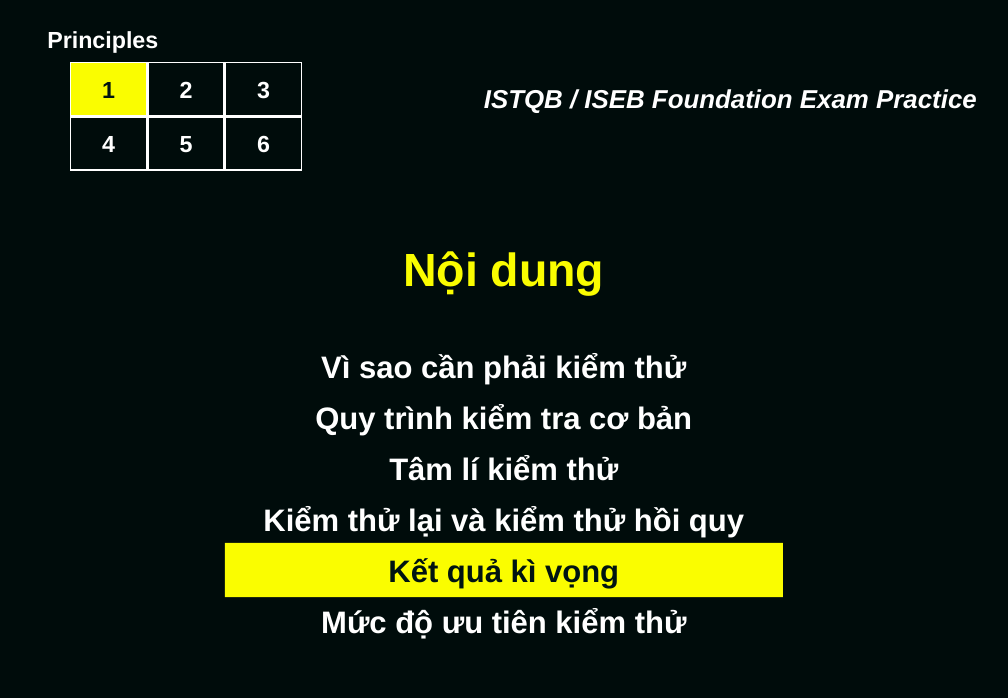
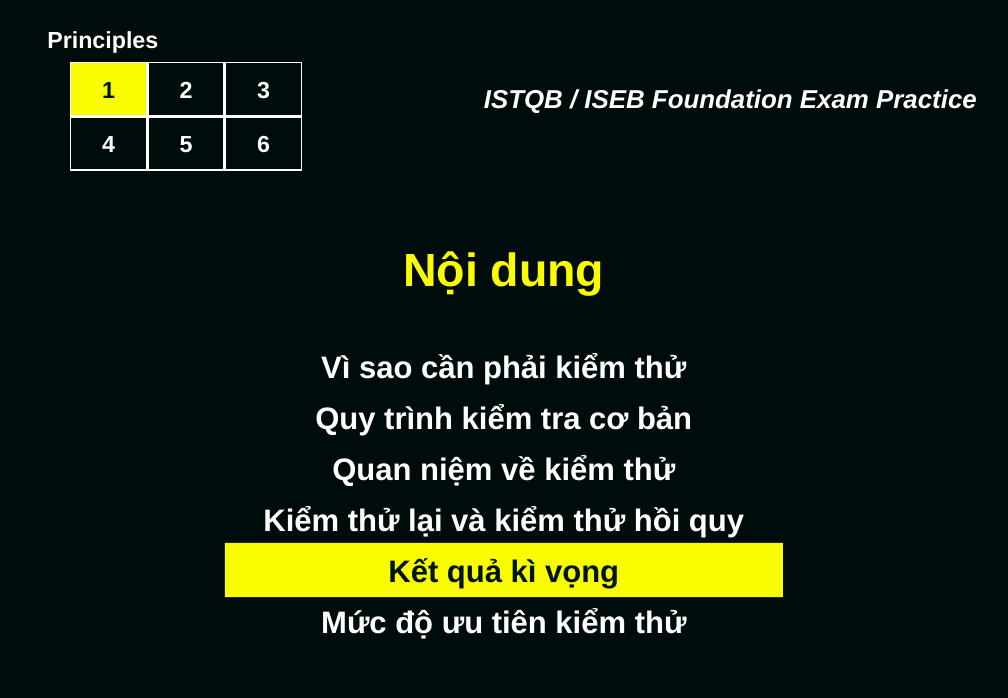
Before and after one commit to TesterRepo/kiemthu_Group1, a slide deck: slide 60 of ISTQBCH1-nhóm 1.ppt. Drawn at 1008x698 pixels with LibreOffice and Linux fonts; fonts in the diff are those of the drawing. Boxes give left, top, right and bottom in pixels: in the first picture for what was removed or moved away, otherwise in the second. Text is boxed around its words. In the diff, an @@ line names an element or a change of style, - is before the commit and + after.

```diff
--- a/ISTQBCH1-nhóm 1.ppt
+++ b/ISTQBCH1-nhóm 1.ppt
@@ subtitle at [332,455,676,486]: text changed @@
-Tâm lí kiểm thử
+Quan niệm về kiểm thử
```
Also in this commit, not shown: 24 other slides changed.
